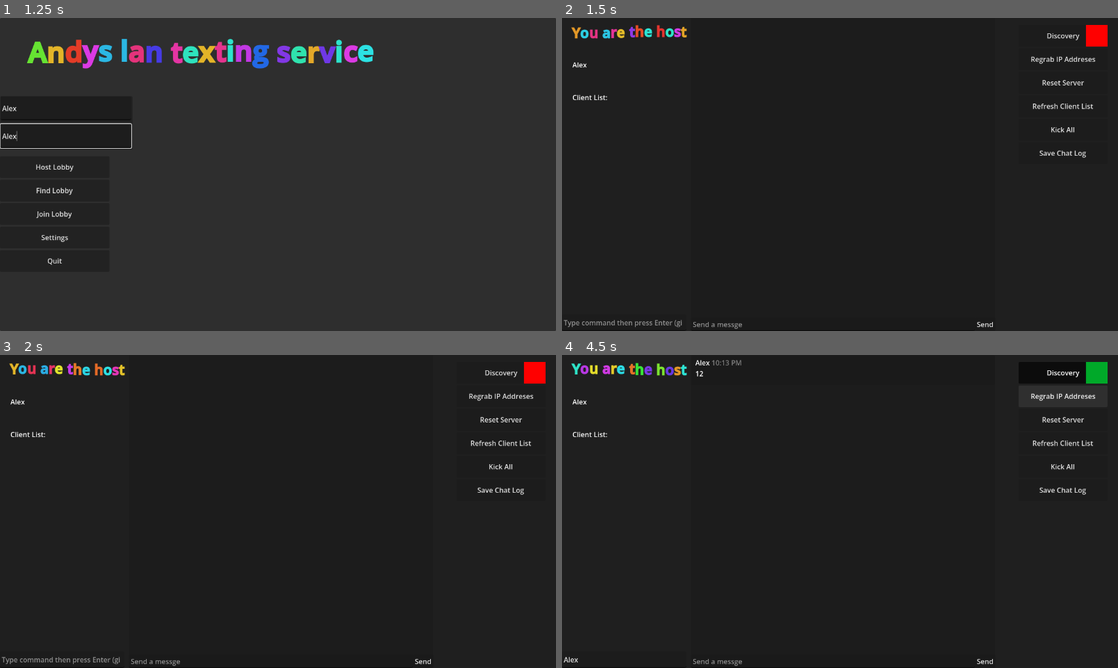
Above: before the commit, frames 1-4 (two rows, left to right).
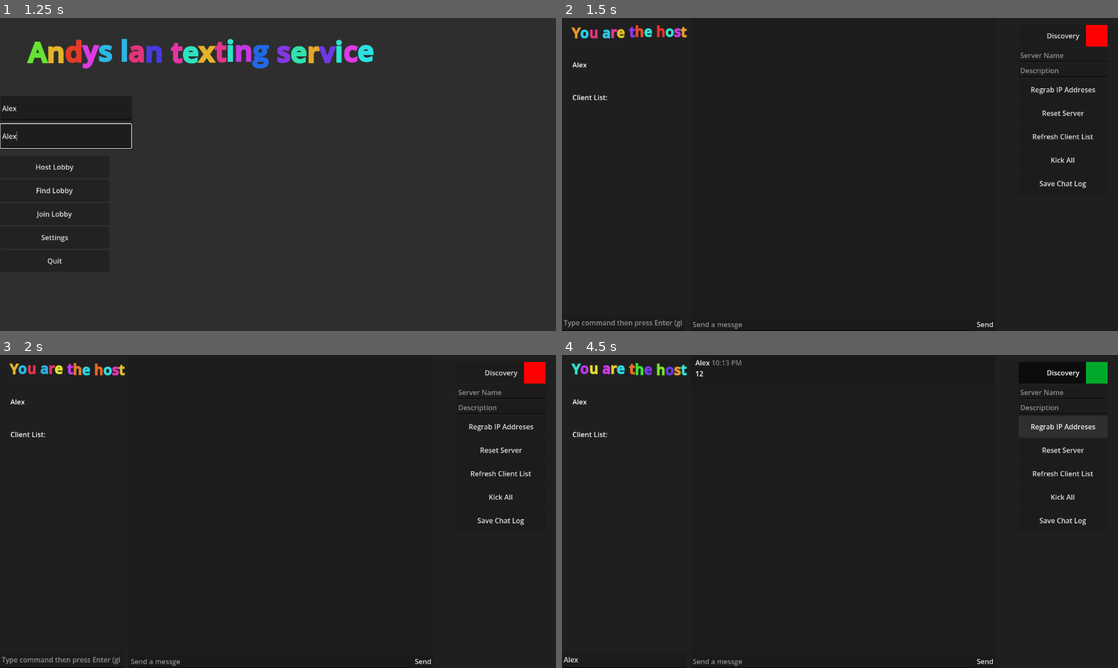
Above: after the commit, the same moments.

Repository: BookiLukie/lan-chat
Game: Godot game, scene res://main_menu.tscn
The game is run twice, just before and just after one commit, with the same random seed, the same clock (stepped at 60 frames per second) and the same inputs. The engine's default icon, where the game draws it, is replaced by a stand-in: a white triangle on a blue panel in a dark square.
Inputs (mouse positions are in pixels of both pictures, inside the frame that each line leads up to):
- Up to frame 1 (1.25 s): click (66, 108) at 0.52 s; type "Alex" at 0.6 s; click (66, 136) at 0.75 s; type "Alex" at 0.83 s
- Up to frame 2 (1.5 s): click "Host Lobby" at 1.25 s
- Up to frame 3 (2 s): no input
- Up to frame 4 (4.5 s): click (623, 658) at 2.02 s; type "Alex" at 2.1 s; click (834, 661) at 2.25 s; type "12" at 2.33 s; click "Send" at 2.75 s; click "Discovery" at 3.5 s; click "Regrab IP Addreses" at 4.25 s

Frame 1 is identical in both runs. In frame 2, 0.9% of the frame differs, in the area x 82-96%, y 11-55%; in frame 3, 0.9%; in frame 4, 1.0%, in the area x 82-99%, y 11-55%.

Commit message:
added server detail handling and retry connect to client udp if failed

Diff:
--- a/host_ui.tscn
+++ b/host_ui.tscn
@@ -76,7 +76,7 @@
 offset_left = 1051.0
 offset_top = 16.0
 offset_right = 1256.0
-offset_bottom = 228.0
+offset_bottom = 465.0
 
 [node name="ServerDiscovery" type="Button" parent="VBoxContainer" unique_id=1243584492]
 custom_minimum_size = Vector2(0, 50)
@@ -94,6 +94,14 @@
 grow_horizontal = 2
 grow_vertical = 2
 color = Color(1, 0, 0, 1)
+
+[node name="LineEdit" type="LineEdit" parent="VBoxContainer" unique_id=602567754]
+layout_mode = 2
+placeholder_text = "Server Name"
+
+[node name="LineEdit2" type="LineEdit" parent="VBoxContainer" unique_id=44477193]
+layout_mode = 2
+placeholder_text = "Description"
 
 [node name="RegrabIP" type="Button" parent="VBoxContainer" unique_id=332507538]
 custom_minimum_size = Vector2(0, 50)
@@ -128,6 +136,8 @@
 offset_bottom = 1.0
 
 [connection signal="toggled" from="VBoxContainer/ServerDiscovery" to="." method="_on_discovery_toggle_toggled"]
+[connection signal="text_submitted" from="VBoxContainer/LineEdit" to="." method="_on_line_edit_text_submitted"]
+[connection signal="text_submitted" from="VBoxContainer/LineEdit2" to="." method="_on_line_edit_2_text_submitted"]
 [connection signal="pressed" from="VBoxContainer/RegrabIP" to="." method="_on_regrab_ip_pressed"]
 [connection signal="pressed" from="VBoxContainer/ResetServer" to="." method="_on_reset_server_pressed"]
 [connection signal="pressed" from="VBoxContainer/RefreshList" to="." method="_on_refresh_list_pressed"]
--- a/main_menu.tscn
+++ b/main_menu.tscn
@@ -98,7 +98,6 @@
 placeholder_text = "Enter Username: "
 
 [node name="Panel3" type="Panel" parent="." unique_id=175264817]
-visible = false
 layout_mode = 0
 offset_left = 323.0
 offset_top = 181.0
--- a/script/Main_menu.gd
+++ b/script/Main_menu.gd
@@ -33,3 +33,4 @@
 
 func _on_button_5_pressed() -> void:
 	$Panel3.visible = !$Panel3.visible
+	LanHandler.start_client_discovery()
--- a/script/MultiplayHandler.gd
+++ b/script/MultiplayHandler.gd
@@ -47,7 +47,7 @@
 		return
 
 	broadcast_timer += delta
-	if broadcast_timer >= 2.0:
+	if broadcast_timer >= randf_range(1.85,2.15):
 		broadcast_timer = 0.0
 		var server_data = {
 			"name": server_name,
@@ -71,12 +71,17 @@
 		print("Client discovery already active on port ", DISCOVERY_PORT)
 		return
 
-	var error = client_udp_peer.bind(DISCOVERY_PORT)
-	if error == OK:
-		client_udp_peer.set_broadcast_enabled(true)
-		print("Client successfully listening for LAN servers on port ", DISCOVERY_PORT)
-	else:
-		print("Failed to bind client discovery port: ", error)
+	var error : Error
+	@warning_ignore("unassigned_variable")
+	while error != OK:
+		error = client_udp_peer.bind(DISCOVERY_PORT)
+		if error == OK:
+			client_udp_peer.set_broadcast_enabled(true)
+			print("Client successfully listening for LAN servers on port ", DISCOVERY_PORT)
+		else:
+			print("Failed to bind client discovery port: ", error)
+			await get_tree().process_frame ## retry next frame
+			continue
 
 func restart_client_discovery():
 	if client_udp_peer.is_bound():
--- a/script/ServerList.gd
+++ b/script/ServerList.gd
@@ -6,7 +6,7 @@
 func _ready() -> void:
 	self.visible = false
 	# Start listening for LAN broadcasts on the client side
-	LanHandler.start_client_discovery()
+	# Starts when button to open menu is pressed
 
 func _process(delta: float) -> void:
 	if not is_visible_in_tree(): return
--- a/script/hostUI.gd
+++ b/script/hostUI.gd
@@ -94,3 +94,11 @@
 
 func _on_reset_server_pressed() -> void:
 	LanHandler.restart_server()
+
+
+func _on_line_edit_text_submitted(new_text: String) -> void:
+	LanHandler.server_name = new_text
+
+
+func _on_line_edit_2_text_submitted(new_text: String) -> void:
+	LanHandler.server_description = new_text
